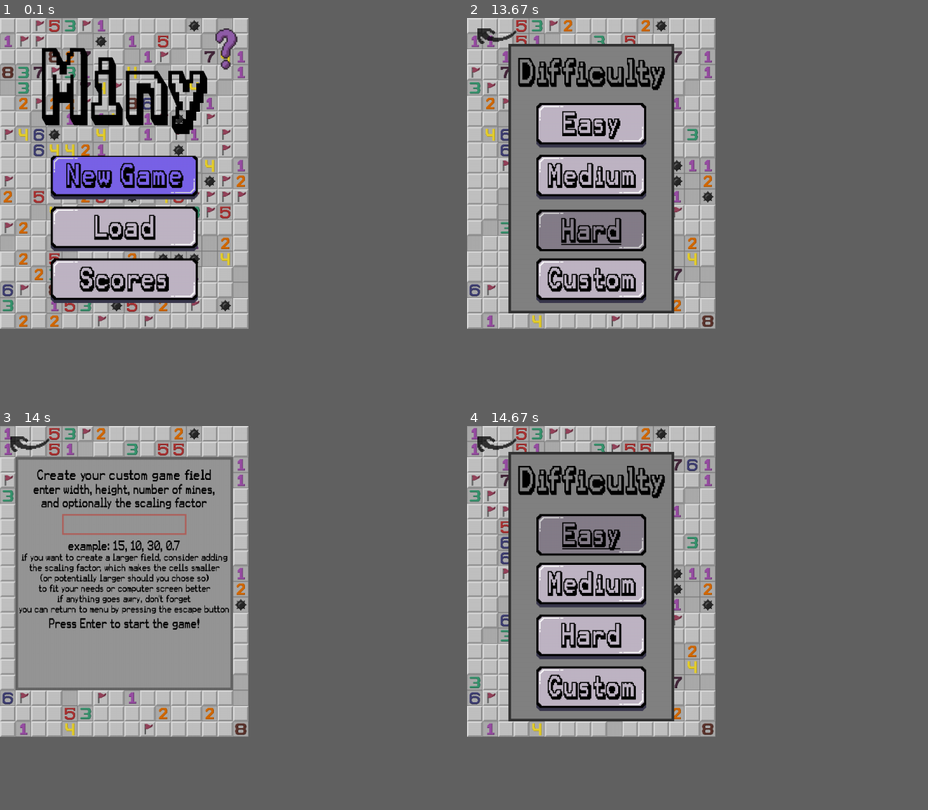
Above: before the commit, frames 1-4 (two rows, left to right).
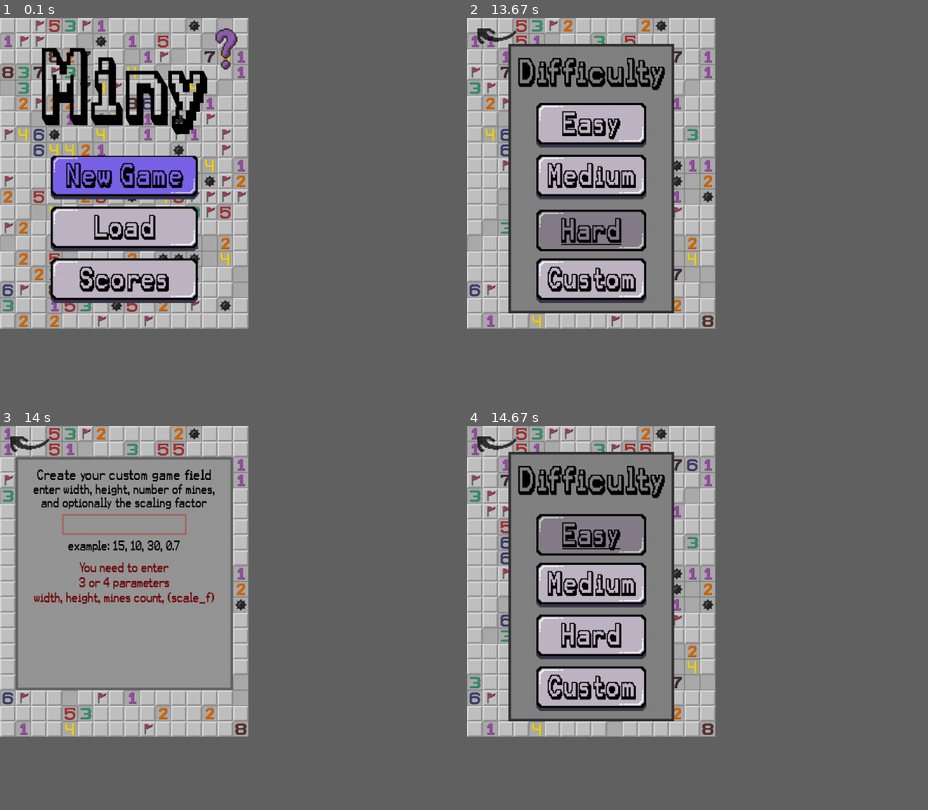
Above: after the commit, the same moments.

Repository: ctu-pjin/2024-i-hra-miny
Game: pygame game, started from pygame_part.py
The game is run twice, just before and just after one commit, with the same random seed, the same clock (stepped at 60 frames per second) and the same inputs.
Inputs (mouse positions are in pixels of both pictures, inside the frame that each line leads up to):
- Up to frame 1 (0.1 s): no input
- Up to frame 2 (13.67 s): press the mouse at (499, 144) at 0.37 s; move the mouse to (522, 194) at 0.47 s; release the mouse at (549, 248) at 0.6 s; click (508, 217) at 0.72 s; press the mouse at (632, 386) at 1.03 s; move the mouse to (637, 236) at 1.13 s; release the mouse at (637, 87) at 1.27 s; click (628, 240) at 1.38 s; click (715, 190) at 1.72 s; tap Space at 3.62, 12.82 s; press the mouse at (715, 190) at 3.98 s; move the mouse to (660, 229) at 4.08 s; release the mouse at (609, 267) at 4.22 s; tap Enter at 4.28 s; click (494, 37) at 4.67 s; press the mouse at (715, 190) at 5.32 s; move the mouse to (637, 179) at 5.42 s; release the mouse at (559, 171) at 5.55 s; move the mouse to (573, 221) at 5.62 s; click (573, 221) at 5.67 s; move the mouse to (568, 202) at 5.95 s; click (568, 202) at 6 s; press the mouse at (697, 371) at 6.32 s; move the mouse to (752, 240) at 6.42 s; release the mouse at (803, 110) at 6.55 s; move the mouse to (785, 302) at 6.62 s; right-click (785, 302) at 6.67 s; press the mouse at (697, 371) at 6.98 s; move the mouse to (729, 290) at 7.08 s; release the mouse at (762, 210) at 7.22 s; move the mouse to (679, 210) at 7.28 s; click (679, 210) at 7.33 s; move the mouse to (577, 275) at 7.62 s; click (577, 275) at 7.67 s; move the mouse to (522, 129) at 7.95 s; click (522, 129) at 8 s; move the mouse to (812, 286) at 8.28 s; click (812, 286) at 8.33 s; move the mouse to (600, 171) at 8.62 s; right-click (600, 171) at 8.67 s; move the mouse to (780, 133) at 8.95 s; click (780, 133) at 9 s; move the mouse to (637, 167) at 9.28 s; click (637, 167) at 9.33 s; move the mouse to (748, 71) at 9.62 s; click (748, 71) at 9.67 s; move the mouse to (743, 225) at 9.95 s; click (743, 225) at 10 s; move the mouse to (771, 271) at 10.28 s; click (771, 271) at 10.33 s; move the mouse to (762, 206) at 10.62 s; click (762, 206) at 10.67 s; move the mouse to (794, 217) at 10.95 s; click (794, 217) at 11 s; move the mouse to (559, 129) at 11.28 s; click (559, 129) at 11.33 s; click (522, 163) at 13.2 s; press the mouse at (522, 163) at 13.52 s; move the mouse to (559, 225) at 13.62 s
- Up to frame 3 (14 s): release the mouse at (129, 698) at 13.75 s; tap Enter at 13.82 s
- Up to frame 4 (14.67 s): tap Esc at 14.15 s; press the mouse at (591, 587) at 14.52 s; move the mouse to (637, 537) at 14.62 s

Frames 1-2 are identical in both runs. In frame 3, 3.0% of the frame differs, in the area x 4-50%, y 33-54%; in frame 4, nothing differs.

Commit message:
3. úprava - zamezení vytvoření většího pole, než je rozměr obrazovky + vypsání typu erroru

Diff:
--- a/pygame_part.py
+++ b/pygame_part.py
@@ -1,7 +1,7 @@
+import os
 import pygame
 from sys import exit
 from random import choice, randint
-import os
 import pole_funkce
 import score_funkce as ScFn
 import json
@@ -10,12 +10,18 @@
 import variables
 from screeninfo import get_monitors
 
+os.environ['SDL_VIDEO_CENTERED'] = '1'  # Centers the screen
+os.environ['SDL_RENDER_SCALE_QUALITY'] = '2'
+
+# This gets the monitor parameters
+for m in get_monitors():
+    monitor_width = m.width
+    monitor_height = m.height
+
 # Initialize Pygame
-os.environ['SDL_VIDEO_CENTERED'] = '1' # Centers the screen on the display
-os.environ['SDL_RENDER_SCALE_QUALITY'] = '2' # '0' is the worst quality | '2' is the best quality | '1' is in the middle
-
-# Necessary variable declerations
 pygame.init()
+
+# Storing variables in classes
 Surf = variables.Surf()
 Rect = variables.Rect(Surf)
 Font = variables.Font()
@@ -233,7 +239,7 @@
     additional_dw = max(0, (260 - width*cell_size_gl - dw*2)/2) # 260 je stejná jako o 3 řádky níže
     additional_dh = max(0, (280 - height*cell_size_gl - dh*2)/2)
     mines_rect = pygame.Rect(dw + additional_dw, dh + additional_dh, width*cell_size_gl, height*cell_size_gl)
-    screen_width_game = max(width*cell_size_gl + dw * 2, 260) # Zde
+    screen_width_game = max(width*cell_size_gl + 2*dw, 260) # Zde
     screen_height_game = max(height*cell_size_gl + 2*dh + 10, 280)
     screen = pygame.display.set_mode((screen_width_game, screen_height_game))
     return additional_dw, additional_dh, mines_rect, screen_width_game, screen_height_game, screen
@@ -292,8 +298,9 @@
     scores_input_text = ""
     scores_input_box_active = False
 
+    custom_error_message = [""]
     # All these variables are set to False
-    wrong_custom_input, wrong_score_input, first_click, score_data_to_blit_bool = False, False, False, False
+    wrong_custom_input, wrong_score_input, first_click, score_data_to_blit_bool, too_large_field = False, False, False, False, False
     new_game_menu, win_screen, game, load_screen, save_screen, scores_menu, end_screen, submit_score_screen, custom_mine_field_screen, help_screen = False,False,False,False,False,False,False,False,False,False
     # Preassigning other variables
     empty_cells_to_plot = []
@@ -380,41 +387,67 @@
                     # Check if the input box was clicked
                     if custom_mine_field_box.collidepoint(event.pos):
                         custom_mine_field_box_active = True
+                        too_large_field = False
                         wrong_custom_input = False
                     else:
                         custom_mine_field_box_active = False
 
                 elif event.type == pygame.KEYDOWN:
                     if event.key == pygame.K_ESCAPE:
-                            new_game_menu = True
-                            custom_mine_field_screen = False
-                            custom_mine_field_text = ""
-                    elif custom_mine_field_box_active:
+                        new_game_menu = True
+                        custom_mine_field_screen = False
+                        custom_mine_field_text = ""
+                        too_large_field = False
+                    elif custom_mine_field_box_active or too_large_field:
                         if event.key == pygame.K_RETURN: # User pressed enter and validated his game username
+                            keys = pygame.key.get_pressed()
                             custom_entry = pole_funkce.separate_string_by_commas(custom_mine_field_text)
                             if len(custom_entry) == 3: # If user did not enter the scale parameter, it will assign it 1.0
                                 custom_entry.append("1.0")
+                            # Check if the number of input parameters are correct
+                            elif len(custom_entry) != 4:
+                                    custom_error_message = ["You need to enter", "3 or 4 parameters", "width, height, mines count, (scale_f)"]
+
                             if len(custom_entry) == 4:
-                                if pole_funkce.is_it_integer(custom_entry[0:3]) is False or pole_funkce.is_it_float([custom_entry[3]]) is False:
-                                    pass # Checks if the input is correct
-                                elif len(custom_entry) == 4 and pole_funkce.field_creation_conditions(custom_entry[0:3]): # Checks if the field can be created
+                                # Check all possible errors
+                                if pole_funkce.is_it_integer(custom_entry[0:3]) is False:
+                                    custom_error_message = ["First 3 parameters", "need to be integers", "example: 15, 15, 30"]
+                                elif pole_funkce.is_it_float([custom_entry[3]]) is False:
+                                    custom_error_message = ["Additional parameter scale factor", "needs to be a float", "example: 0.65"]
+                                elif pole_funkce.field_creation_conditions(custom_entry[0:3]) is False: # Checks if the field can be created
+                                    custom_error_message = ["Field with these parameters", "cannot be created"]
+                                else:
                                     # Creates all parameters of the game field
                                     width, height, pocet_min, scale_factor = int(custom_entry[0]), int(custom_entry[1]), int(custom_entry[2]), float(custom_entry[3])
-
-                                    difficulty = "Custom"
-                                    custom_mine_field_screen = False
-                                    custom_mine_field_text = ""
                                     additional_dw, additional_dh, mines_rect, screen_width_game, screen_height_game, screen = create_screen_parameters(width, height, dw, dh, scale_factor)
-                                    reshuffle_count = 3
-                                    hint_count = 2
-                                    game = True
-                                    first_click = True
-                                    all_scores = ScFn.update_or_add_game_data(width, height, pocet_min)
-                                    key = str((width, height, pocet_min))
-                                    game_scores = all_scores[key]
+                                    if screen_width_game + 10 > monitor_width or screen_height_game + 60 > monitor_height:
+                                        screen = pygame.display.set_mode(MENU_SCREEN_DIMENSIONS)
+                                        cell_size_gl = 30
+                                        scale_factor = 1
+                                        too_large_field = True
+                                        optimal_scale_factor = min((monitor_width - 100)/ (width*30 + 2*dw), (monitor_height - 100)/ (height*30 + 2*dh + 10))*0.9
+                                        custom_error_message = ["Field is too large", "adjust scale factor", "For the field of this size", "use scale factor " + str(round(optimal_scale_factor, 2)), "", "if you want to create this field regardless", "press l_ctrl + enter"]
+                                    cell_size_gl = 30
+                                    scale_factor = 1
+                                    if (screen_width_game + 10 <= monitor_width and screen_height_game + 60 <= monitor_height) or keys[pygame.K_LCTRL]: # Creates the field if parameters are right and field can be created
+                                        width, height, pocet_min, scale_factor = int(custom_entry[0]), int(custom_entry[1]), int(custom_entry[2]), float(custom_entry[3])
+                                        additional_dw, additional_dh, mines_rect, screen_width_game, screen_height_game, screen = create_screen_parameters(width, height, dw, dh, scale_factor)
+                                        difficulty = "Custom"
+                                        custom_mine_field_screen = False
+                                        custom_mine_field_text = ""
+                                        reshuffle_count = 3
+                                        hint_count = 2
+                                        game = True
+                                        first_click = True
+                                        all_scores = ScFn.update_or_add_game_data(width, height, pocet_min)
+                                        key = str((width, height, pocet_min))
+                                        game_scores = all_scores[key]
+                                        too_large_field = False
 
                             # If an error occurs, this happens
-                            custom_mine_field_text = ""
+                            if too_large_field is False:
+                                custom_mine_field_text = ""
+
                             custom_mine_field_box_active = False
                             wrong_custom_input = True
 
@@ -880,11 +913,19 @@
             custom_field_input_surface = Font.karma_suture_21.render(custom_mine_field_text, True, BLACK)
             screen.blit(custom_field_input_surface, (custom_mine_field_box.x + 5, custom_mine_field_box.y + 5))
             screen.blit(TextSurf.example_for_custom_field, (x_center(screen, TextSurf.example_for_custom_field), 218))
-            y_offset = 243
-            for text in TextSurf.scaling_factors_explained:
-                screen.blit(text, (x_center(screen, text), y_offset))
-                y_offset += 20
-            screen.blit(TextSurf.custom_field_start_game, (x_center(screen, TextSurf.custom_field_start_game), y_offset+5))
+
+            if wrong_custom_input:
+                y_offset = 260
+                for text in custom_error_message:
+                    text_surf = Font.karma_suture_21.render(text, True, (110, 3, 3))
+                    screen.blit(text_surf, (x_center(screen, text_surf), y_offset))
+                    y_offset += 29
+            else:
+                y_offset = 243
+                for text in TextSurf.scaling_factors_explained:
+                    screen.blit(text, (x_center(screen, text), y_offset))
+                    y_offset += 20
+                screen.blit(TextSurf.custom_field_start_game, (x_center(screen, TextSurf.custom_field_start_game), y_offset+5))
 
             draw_surf_on_off(Surf.back_arrow_on, Surf.back_arrow_off, Rect.back_arrow, Rect.back_arrow)
 
--- a/variables.py
+++ b/variables.py
@@ -2,11 +2,13 @@
 import os
 
 screen_width, screen_height = 480, 600
-pygame.display.set_mode((0, 0))
+pygame.display.set_mode((1, 1), pygame.NOFRAME)
+
 # Initialize Pygame
 os.environ['SDL_VIDEO_CENTERED'] = '1' # Centers the screen on the display
 os.environ['SDL_RENDER_SCALE_QUALITY'] = '2' # '0' is the worst quality | '2' is the best quality | '1' is in the middle
                                         # May reduce later
+
 
 class Surf:
     def __init__(self):
